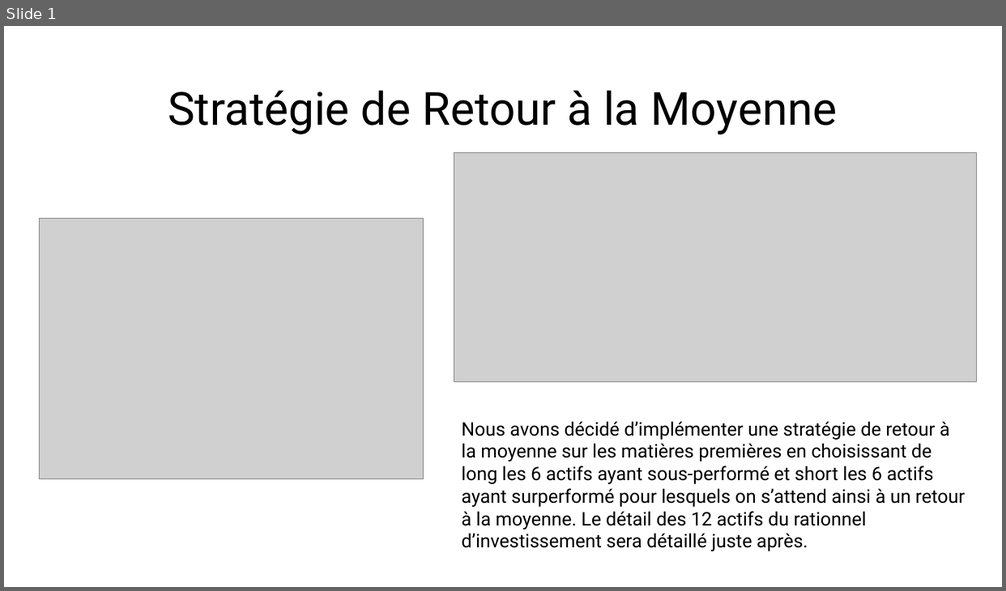
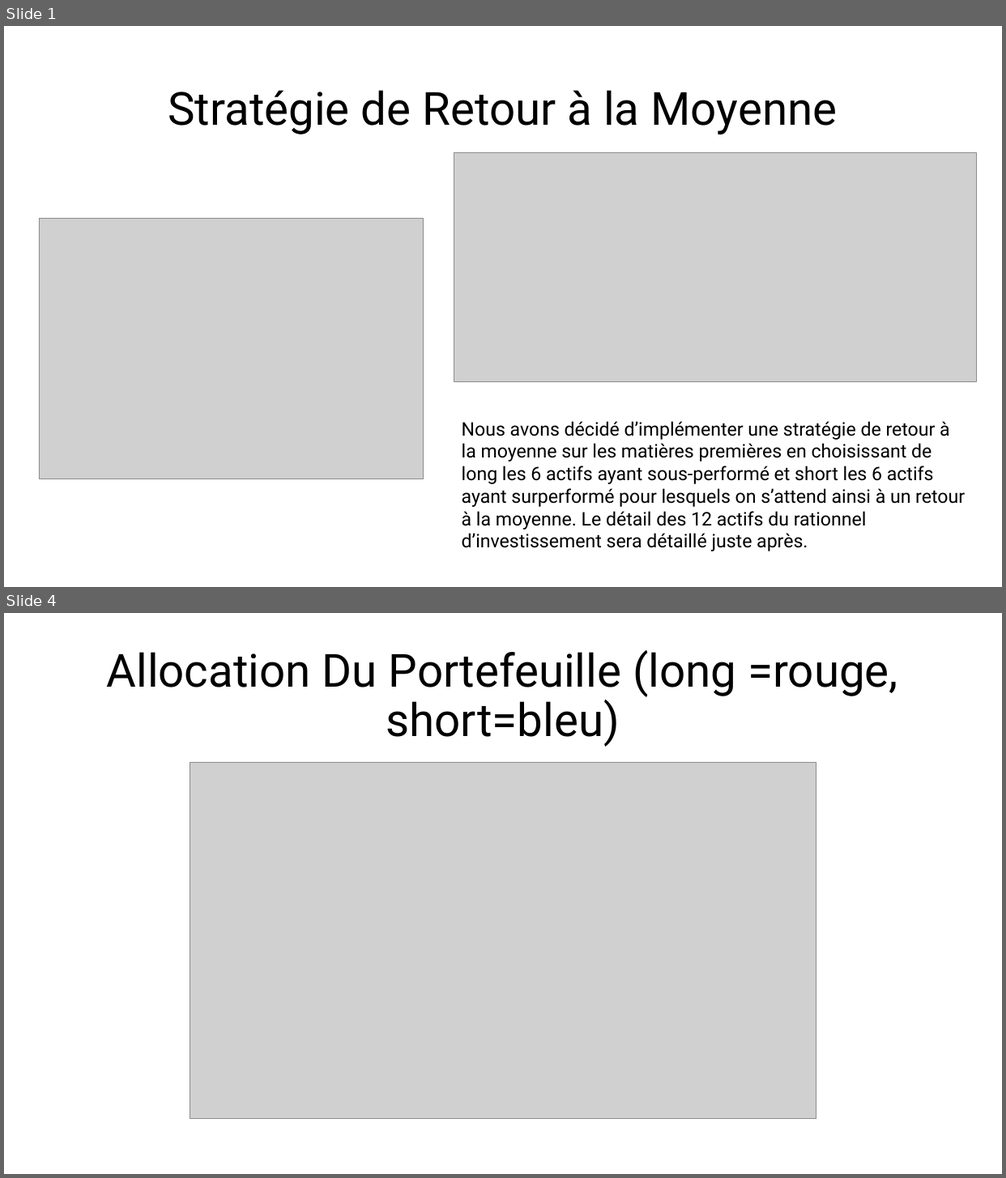
Before and after one commit to kyle75gto/Commodities-Strategy, a slide deck: Mean Reversion Commodities Project.pptx. Shown one above the other, each under a label of ours: slide 1 before the commit, slides 1 and 4 after it; the slides between them are not shown. The pictures are 1006x591 and 1006x1178 pixels, drawn with LibreOffice and Linux fonts; fonts in the diff are those of the drawing; grey boxes stand for pictures. Boxes give left, top, right and bottom in pixels: in the first picture for what was removed or moved away, otherwise in the second. Text is boxed around its words. In the diff, an @@ line names an element or a change of style, - is before the commit and + after.

```diff
--- a/Mean Reversion Commodities Project.pptx
+++ b/Mean Reversion Commodities Project.pptx
@@ slide 4 added at <box>4,613,1002,1174</box>, background #FFFFFF @@
@@ title added at <box>107,650,898,747</box>, 44 pt, text #000000 @@
+Allocation Du Portefeuille (long =rouge, short=bleu)
@@ picture added at <box>189,763,816,1119</box> @@
```
Also in this commit, not shown: 2 slides changed, 1 slide removed, 1 other file.
